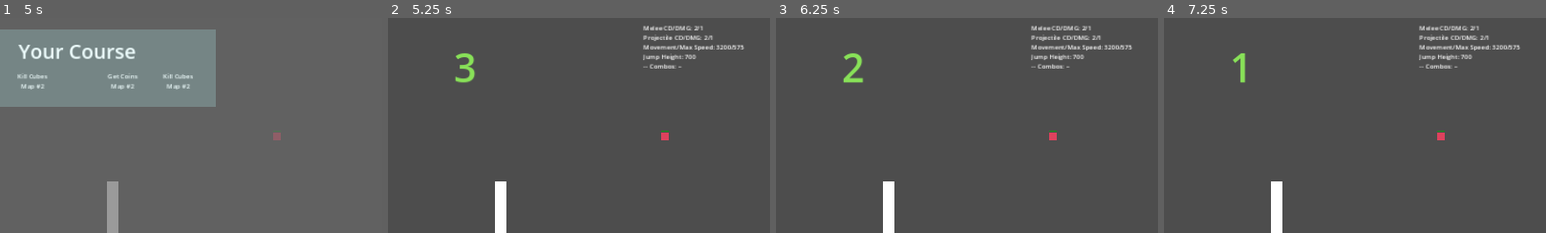
Above: before the commit, frames 1-4 (left to right).
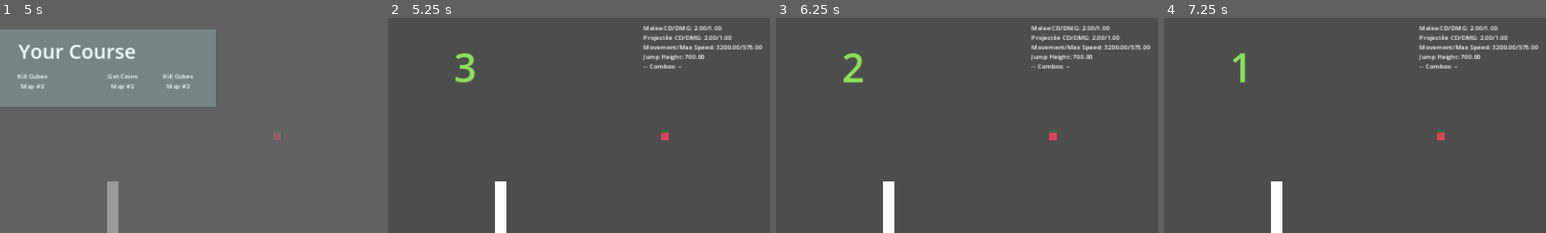
Above: after the commit, the same moments.

Repository: francoislg/broken-roguelike
Game: Godot game, scene res://Scene.tscn
The game is run twice, just before and just after one commit, with the same random seed, the same clock (stepped at 60 frames per second) and the same inputs.
Inputs:
- Up to frame 1 (5 s): tap Enter at 0.5, 2, 3.5 s; hold Right (RIGHT) 0.53-2.03 s; tap Down (FALL) every 0.75 s from 0.6 to 4.35 s; tap Up (JUMP) at 0.77, 1.52, 3.02, 3.77, 4.52 s; tap Space at 1.25, 2.75, 4.25 s; hold A (LEFT) 2.03-2.78 s; hold Right (RIGHT) 2.78-4.28 s; hold A (LEFT) from 4.28 s (still down)
- Up to frame 2 (5.25 s): release A (LEFT) at 5.03 s; hold Right (RIGHT) from 5.03 s (still down); tap Down (FALL) at 5.1 s
- Up to frame 3 (6.25 s): release Right (RIGHT) at 5.78 s; hold A (LEFT) from 5.78 s (still down); tap Down (FALL) at 5.85 s; tap Up (JUMP) at 6.02 s
- Up to frame 4 (7.25 s): keep holding A (LEFT); tap Down (FALL) at 6.6 s; tap Up (JUMP) at 6.77 s
The pictures show only the part of the screen within x 40-90%, y 4-54%; the shares and areas given below are measured in that part.

Frame 1 is identical in both runs. In frame 2, 0.4% of the frame differs, in the area x 80-98%, y 3-20%; in frame 3, 0.4%; in frame 4, 0.4%.
Error before the commit: Invalid access of index '2' on a base object of type: 'PackedStringArray'. (res://Global/GlobalState.gd:150)
Error after the commit: Invalid access of index '2' on a base object of type: 'PackedStringArray'. (res://Global/GlobalState.gd:155)

Commit message:
Add MICROPHONE_VOLUME and CLIPBOARD LENGTH

Diff:
--- a/Character/CharacterStatsDebug.gd
+++ b/Character/CharacterStatsDebug.gd
@@ -8,7 +8,7 @@
 var allEffects = Combos.Effects.keys()
 
 func _process(_delta):
-	text = "Melee CD/DMG: %s/%s\nProjectile CD/DMG: %s/%s\nMovement/Max Speed: %s/%s\nJump Height: %s\n-- Combos: --\n%s" % [
+	text = "Melee CD/DMG: %.2f/%.2f\nProjectile CD/DMG: %.2f/%.2f\nMovement/Max Speed: %.2f/%.2f\nJump Height: %.2f\n-- Combos: --\n%s" % [
 			playerVariables.meleeCooldown,
 			playerVariables.meleeDamage,
 			playerVariables.projectileCooldown,
@@ -21,7 +21,7 @@
 
 func formatedCombos():
 	return Character.CharacterStats.combos.map(func (combo):
-		return "%s/%s (%s%%)" % [allStates[combo.state], allEffects[combo.effect], GlobalState.ratioedState(combo.state) * 100]
+		return "%s/%s (%.2f%%)" % [allStates[combo.state], allEffects[combo.effect], GlobalState.ratioedState(combo.state) * 100]
 	).reduce(func (acc, value):
 		return "%s\n%s" % [acc, value]
 	, "")
--- a/Global/GlobalState.gd
+++ b/Global/GlobalState.gd
@@ -22,7 +22,10 @@
 	CLOCK_MINUTES,
 	CLOCK_SECONDS,
 	DAY_OF_MONTH,
-	INTERNET_SPEED
+	# Weird
+	INTERNET_SPEED,
+	CLIPBOARD_LENGTH,
+	MICROPHONE_VOLUME,
 };
 
 var state := {}
@@ -98,6 +101,8 @@
 	updateClock()
 	state[States.FPS] = Engine.get_frames_per_second()
 	state[States.ELAPSED_TIME] = round(Time.get_unix_time_from_system() - startTime)
+	state[States.CLIPBOARD_LENGTH] = DisplayServer.clipboard_get().length()
+	state[States.MICROPHONE_VOLUME] = AudioServer.get_bus_peak_volume_right_db(AudioServer.get_bus_index("Record"), 0)
 	updateWindowPixels()
 
 	await dispose_threads(threads)
@@ -194,6 +199,13 @@
 func ratioedState(key: States) -> float:
 	var value = float(state[key])
 	match(key):
+		States.SPACE_LEFT:
+			return value / 10
+		States.CLIPBOARD_LENGTH:
+			return value / 50
+		States.MICROPHONE_VOLUME:
+			# Goes from -200 (flat out silence), to -50 with ambient sound (my mic), to 0.06 when blowing in the mic
+			return clamp(remap(value, -50, 0, 0, 1), 0, 1)
 		States.ELAPSED_TIME:
 			const timeInSecUntilKickoff = 60 * 5
 			const timeInSecUntilZero = 60 * 30
--- a/Scene.tscn
+++ b/Scene.tscn
@@ -13,6 +13,8 @@
 [ext_resource type="Script" path="res://UI/ResetScene.gd" id="10_uqdk8"]
 [ext_resource type="Script" path="res://UI/HpLabel.gd" id="10_ypa48"]
 
+[sub_resource type="AudioStreamMicrophone" id="AudioStreamMicrophone_lmvof"]
+
 [node name="Scene" type="Node2D"]
 
 [node name="Debug Variables" type="RichTextLabel" parent="."]
@@ -195,6 +197,12 @@
 process_mode = 3
 script = ExtResource("5_kj1ve")
 
+[node name="AudioStreamPlayer" type="AudioStreamPlayer" parent="."]
+process_mode = 3
+stream = SubResource("AudioStreamMicrophone_lmvof")
+autoplay = true
+bus = &"Record"
+
 [connection signal="player_hp" from="Character" to="UI Stuff/StageUI/Hp Label" method="_on_character_player_hp"]
 [connection signal="pressed" from="UI Stuff/StageUI/PauseMenu/Reset Stage" to="UI Stuff/StageUI/PauseMenu/Reset Stage" method="_on_pressed"]
 [connection signal="pressed" from="UI Stuff/StageUI/PauseMenu/ResetCombosButton" to="UI Stuff/StageUI/PauseMenu/ResetCombosButton" method="_on_pressed"]
--- /dev/null
+++ b/default_bus_layout.tres
@@ -0,0 +1,20 @@
+[gd_resource type="AudioBusLayout" load_steps=2 format=3 uid="uid://bubq5h7b3rj5m"]
+
+[sub_resource type="AudioEffectCapture" id="AudioEffectCapture_kxe8g"]
+resource_name = "Capture"
+
+[resource]
+bus/1/name = &"Record2"
+bus/1/solo = false
+bus/1/mute = false
+bus/1/bypass_fx = false
+bus/1/volume_db = -80.0
+bus/1/send = &"Master"
+bus/2/name = &"Record"
+bus/2/solo = false
+bus/2/mute = false
+bus/2/bypass_fx = false
+bus/2/volume_db = 0.0694828
+bus/2/send = &"Record2"
+bus/2/effect/0/effect = SubResource("AudioEffectCapture_kxe8g")
+bus/2/effect/0/enabled = true
Not shown: 1 places in Scene.tscn that only renumber resources
